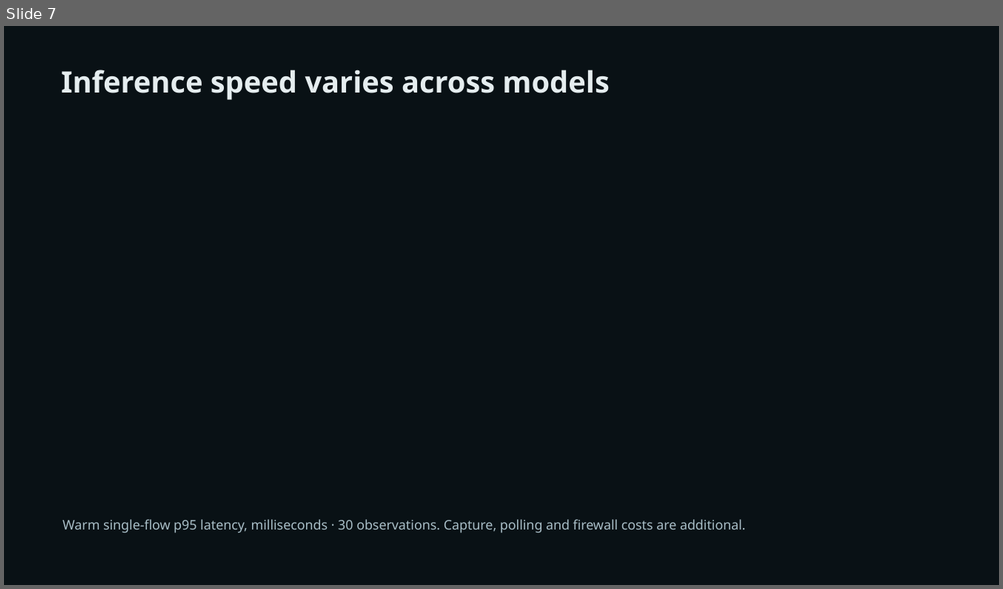
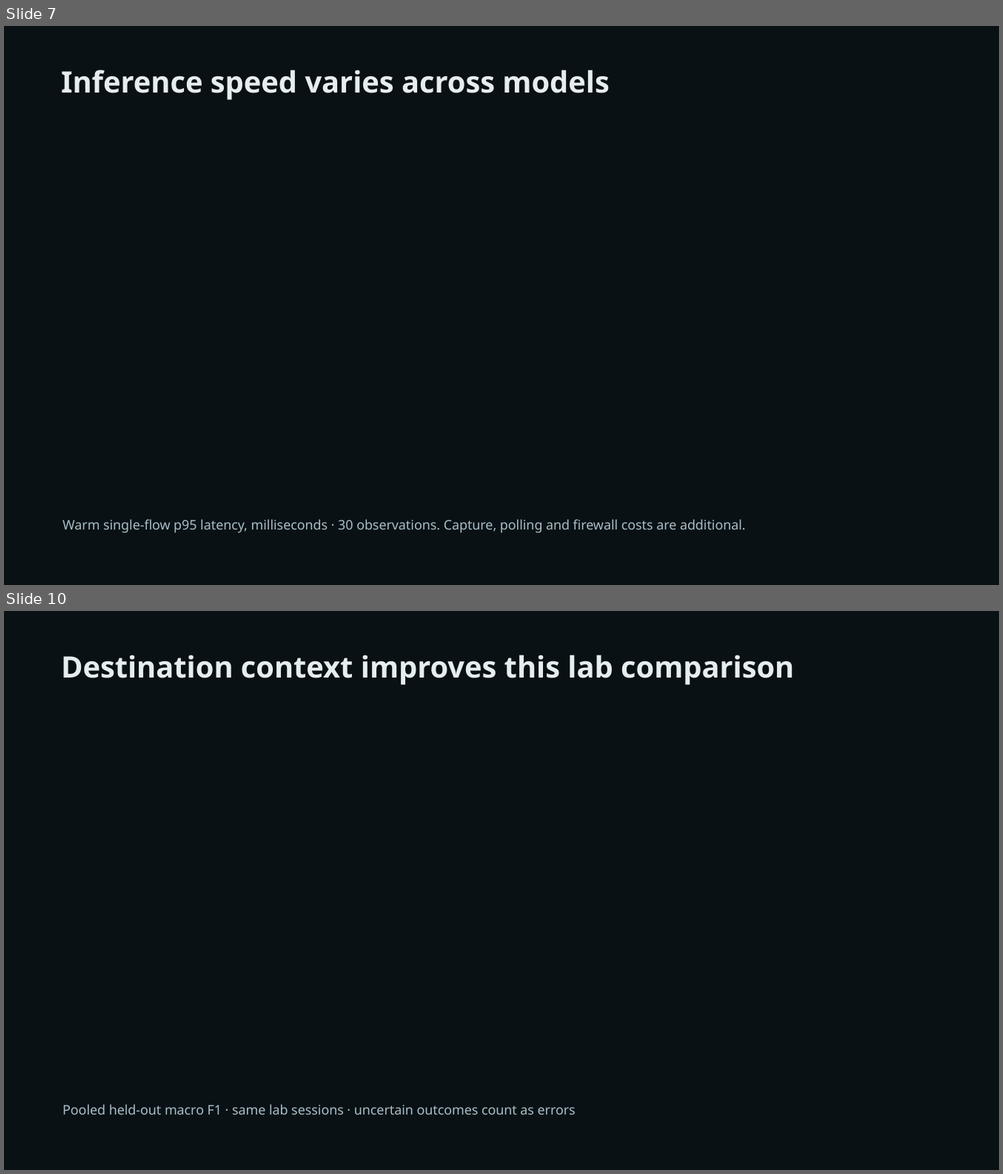
Before and after one commit to Sir-Nike/FlowLab, a slide deck: docs/FlowLab_Project_Presentation.pptx. Shown one above the other, each under a label of ours: slide 7 before the commit, slides 7 and 10 after it; the slides between them are not shown. The pictures are 1003x589 and 1003x1174 pixels, drawn with LibreOffice and Linux fonts; fonts in the diff are those of the drawing. Boxes give left, top, right and bottom in pixels: in the first picture for what was removed or moved away, otherwise in the second. Text is boxed around its words. In the diff, an @@ line names an element or a change of style, - is before the commit and + after.

Commit message:
Add causal context and shared CICIDS prefix evaluation

```diff
--- a/docs/FlowLab_Project_Presentation.pptx
+++ b/docs/FlowLab_Project_Presentation.pptx
@@ slide 10 added at <box>4,611,999,1170</box>, background #091115 @@
@@ text added at <box>61,655,794,685</box>, 28.5 pt, text #E5EDEF, bold @@
+Destination context improves this lab comparison
@@ text added at <box>62,1105,575,1115</box>, 12.8 pt, text #A9BEC7 @@
+Pooled held-out macro F1 · same lab sessions · uncertain outcomes count as errors
```
Also in this commit, not shown: 2 slides changed, 2 other slides added, 27 other files.
